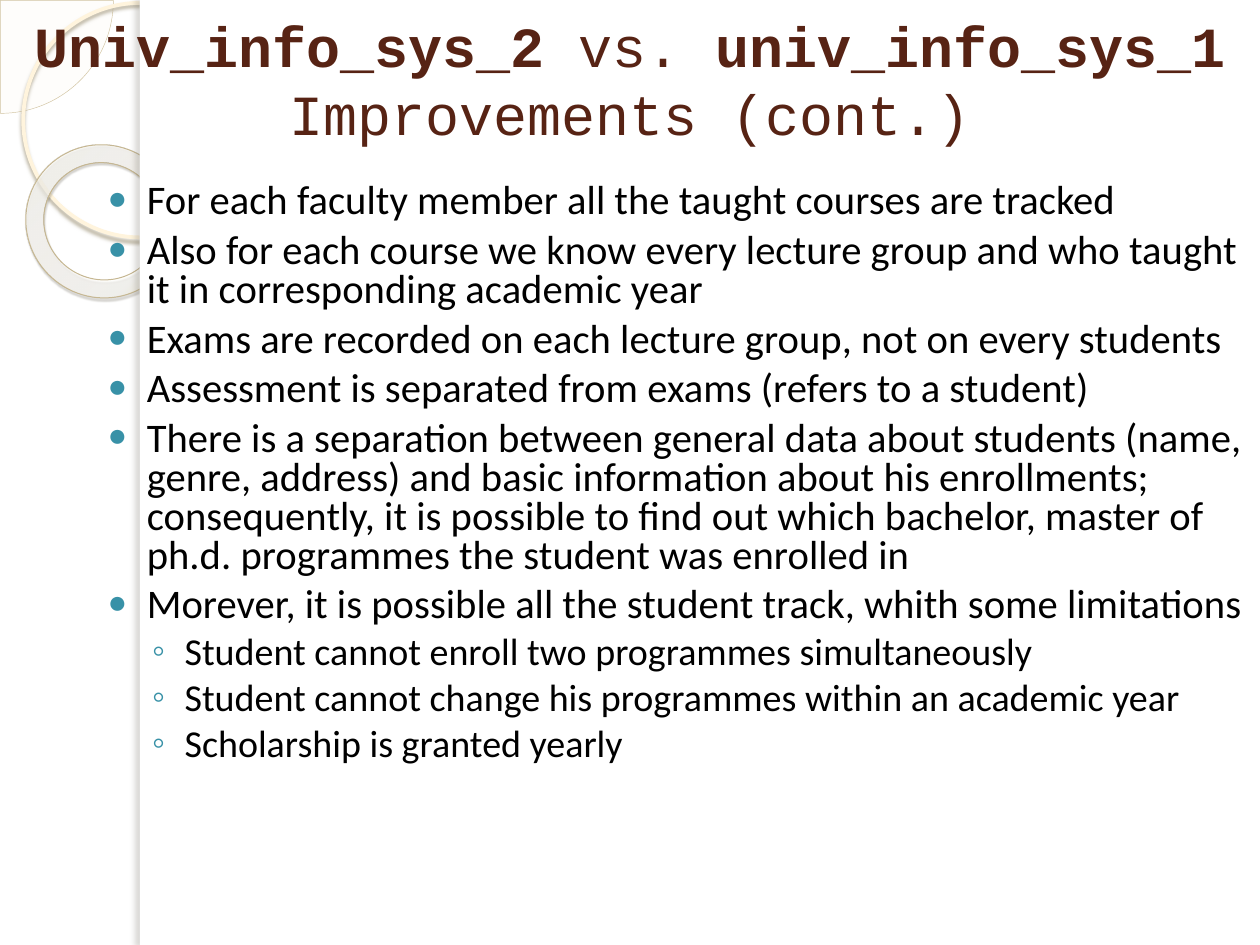
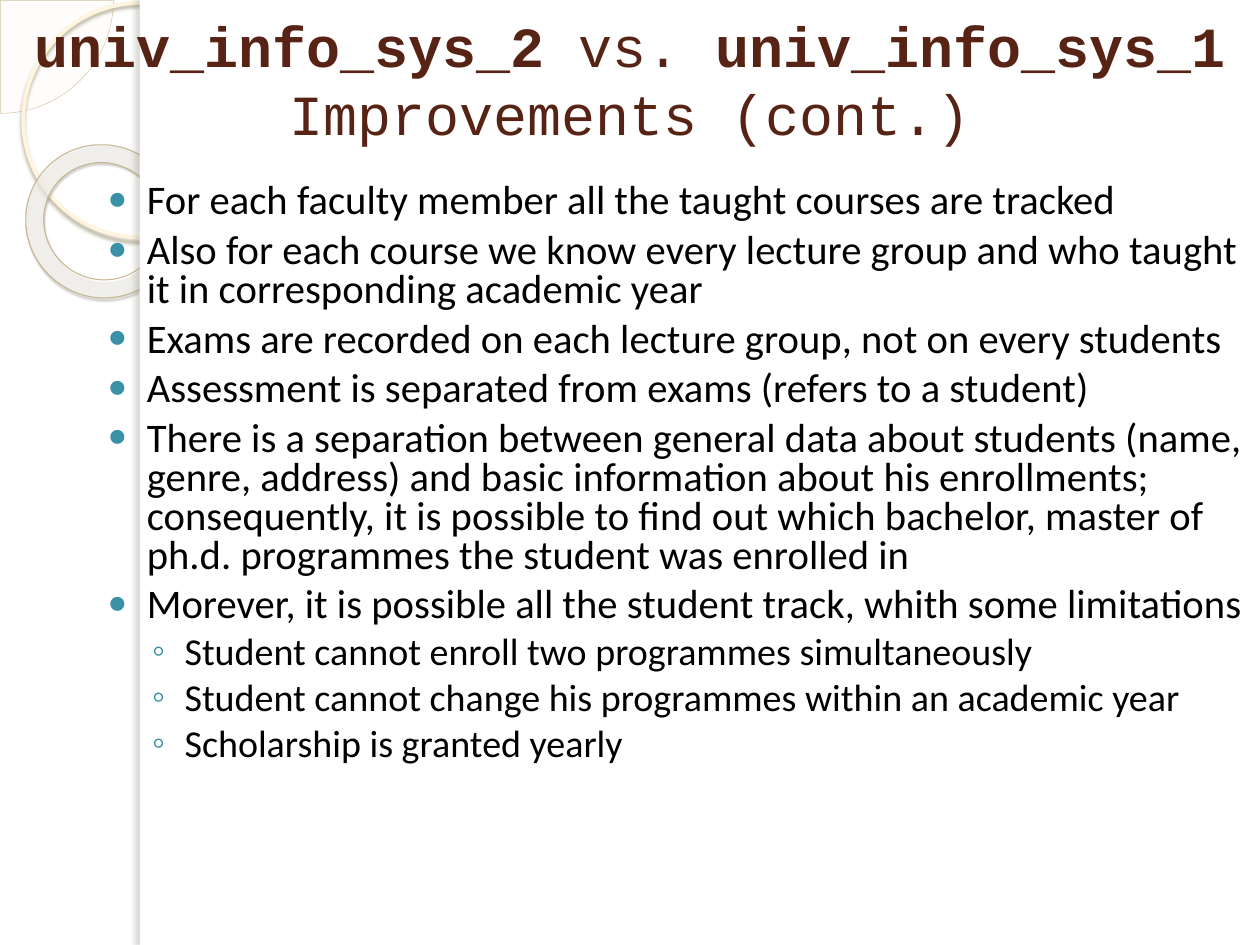
Before and after one commit to marinfotache/Database-Logic-in-Business-Applications, a slide deck: slide 26 of 04_DB Logical Design__Denormalization/04-02_en_Temporal_Validity_of_DB_Schema.pptx. Drawn at 1260x945 pixels with LibreOffice and Linux fonts; fonts in the diff are those of the drawing; background and template pictures are left out. Boxes give left, top, right and bottom in pixels: in the first picture for what was removed or moved away, otherwise in the second. Text is boxed around its words. In the diff, an @@ line names an element or a change of style, - is before the commit and + after.

```diff
--- a/04_DB Logical Design__Denormalization/04-02_en_Temporal_Validity_of_DB_Schema.pptx
+++ b/04_DB Logical Design__Denormalization/04-02_en_Temporal_Validity_of_DB_Schema.pptx
@@ title at <box>35,26,1225,147</box>: text changed @@
-Univ_info_sys_2 vs. univ_info_sys_1 Improvements (cont.)
+univ_info_sys_2 vs. univ_info_sys_1 Improvements (cont.)
```
Also in this commit, not shown: 1 other slide changed, 2 other files.
